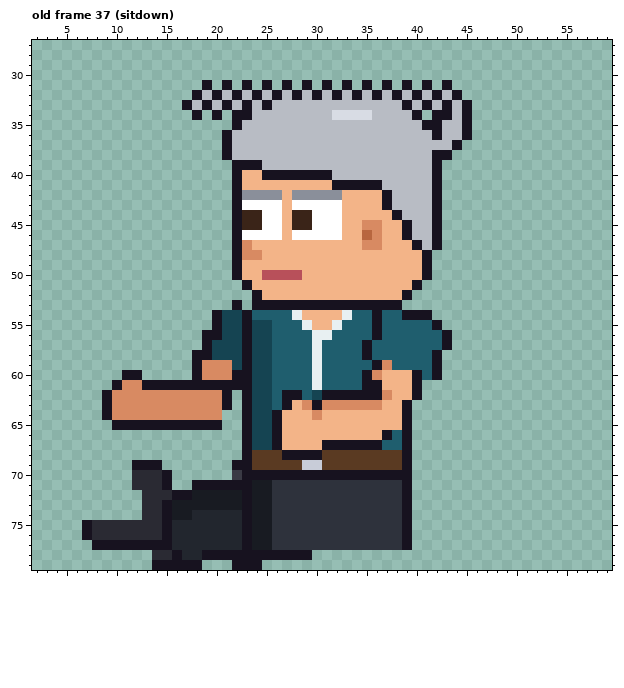
Two states of a pixel-art file, sprites/expo/expo_tina_left_anim.aseprite. Above, as it was before the edit.
64x80 pixels, 85 frames. Colours within 5 levels of each other are drawn and written as one. Shown: old frame 37 (sitdown): x 2..59, y 27..79. The commit also changed other frames, which this record leaves out.
The result:
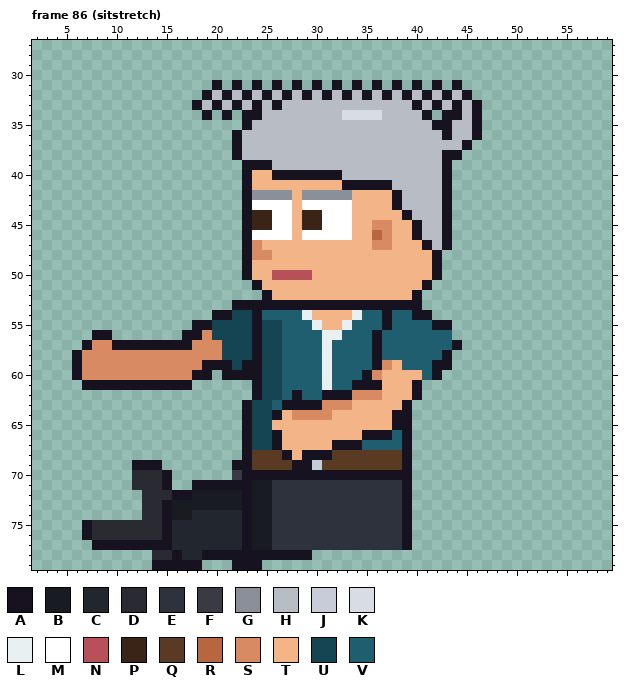
Palette (. is transparent): A #17121f  B #181b22  C #22262e  D #2a2a33  E #2e323c  F #3a3a44  G #8a8f9a  H #b8bcc4  J #c8ccd8  K #d8dce4  L #e8f0f2  M #ffffff  N #b8505a  P #3a2418  Q #5a3a22  R #b8663f  S #d88a62  T #f3b488  U #154452  V #1f5e6e
A new or re-ordered frame is compared with the old frame closest to it.
From old to new:
frames 85 -> 123
--- frame 86 (sitstretch) is new; against old frame 37 (sitdown)
@@ x 2..59 @@
 30 ..........................................................
-31 .................A.A.A.A.A.A.A.A.A.A.A.A.A................
-32 ................AHAHAHAHAHAHAHAHAHAHAHAHAHA...............
-33 ...............AHAHAHAHAHHHHHHHHHHHHHAHAHAHA..............
-34 ................A.A.AAHHHHHHHHKKKKHHHHA.AAHA..............
-35 ....................AHHHHHHHHHHHHHHHHHHAAHHA..............
-36 ...................AHHHHHHHHHHHHHHHHHHHHAHHA..............
-37 ...................AHHHHHHHHHHHHHHHHHHHHHHA...............
-38 ...................AHHHHHHHHHHHHHHHHHHHHAA................
-39 ....................AAAHHHHHHHHHHHHHHHHHA.................
-40 ....................ATTAAAAAAAHHHHHHHHHHA.................
-41 ....................ATTTTTTTTTAAAAAHHHHHA.................
-42 ....................AGGGGTGGGGGTTTTAHHHHA.................
-43 ....................AMMMMTMMMMMTTTTAHHHHA.................
-44 ....................APPMMTPPMMMTTTTTAHHHA.................
-45 ....................APPMMTPPMMMTTSSTTAHHA.................
-46 ....................AMMMMTMMMMMTTRSTTAHHA.................
-47 ....................ASTTTTTTTTTTTSSTTTAHA.................
-48 ....................ASSTTTTTTTTTTTTTTTTA..................
-49 ....................ATTTTTTTTTTTTTTTTTTA..................
-50 ....................ATTNNNNTTTTTTTTTTTTA..................
-51 .....................ATTTTTTTTTTTTTTTTA...................
-52 ......................ATTTTTTTTTTTTTTA....................
-53 ....................A.AAAAAAAAAAAAAAA.....................
-54 ..................AUUAVVVVLTTTTLVVAVVAAA..................
-55 ..................AUUAUUVVVLTTLVVVAVVVVVA.................
-56 .................AAUUAUUVVVVLLVVVVAVVVVVVA................
-57 .................AUUUAUUVVVVLVVVVAVVVVVVVA................
-58 ................AAUUUAUUVVVVLVVVVAVVVVVVA.................
-59 ................ASSSUAUUVVVVLVVVVVASVVVVA.................
-60 .........AA.....ASSSAAUUVVVVLVVVVASTTTAVA.................
-61 ........ASSAAAAAAAAAAAUUVVVVLVVVVAATTTA...................
-62 .......ASSSSSSSSSSSA.AUUVAAVUAAAAAASTTA...................
-63 .......ASSSSSSSSSSSA.AUUVATSASSSSSSTTA....................
-64 .......ASSSSSSSSSSS..AUUATTTSTTTTTTTTA....................
-65 ........AAAAAAAAAAA..AUUATTTTTTTTTTTTA....................
-66 .....................AUUATTTTTTTTTTAVA....................
-67 .....................AUUATTTTAAAAAAVVA....................
-68 .....................AQQQAAAAQQQQQQQQA....................
-69 ..........AAA.......AAQQQQQJJQQQQQQQQA....................
+31 ..................A.A.A.A.A.A.A.A.A.A.A.A.A...............
+32 .................AHAHAHAHAHAHAHAHAHAHAHAHAHA..............
+33 ................AHAHAHAHAHHHHHHHHHHHHHAHAHAHA.............
+34 .................A.A.AAHHHHHHHHKKKKHHHHA.AAHA.............
+35 .....................AHHHHHHHHHHHHHHHHHHAAHHA.............
+36 ....................AHHHHHHHHHHHHHHHHHHHHAHHA.............
+37 ....................AHHHHHHHHHHHHHHHHHHHHHHA..............
+38 ....................AHHHHHHHHHHHHHHHHHHHHAA...............
+39 .....................AAAHHHHHHHHHHHHHHHHHA................
+40 .....................ATTAAAAAAAHHHHHHHHHHA................
+41 .....................ATTTTTTTTTAAAAAHHHHHA................
+42 .....................AGGGGTGGGGGTTTTAHHHHA................
+43 .....................AMMMMTMMMMMTTTTAHHHHA................
+44 .....................APPMMTPPMMMTTTTTAHHHA................
+45 .....................APPMMTPPMMMTTSSTTAHHA................
+46 .....................AMMMMTMMMMMTTRSTTAHHA................
+47 .....................ASTTTTTTTTTTTSSTTTAHA................
+48 .....................ASSTTTTTTTTTTTTTTTTA.................
+49 .....................ATTTTTTTTTTTTTTTTTTA.................
+50 .....................ATTNNNNTTTTTTTTTTTTA.................
+51 ......................ATTTTTTTTTTTTTTTTA..................
+52 .......................ATTTTTTTTTTTTTTA...................
+53 ....................AAAAAAAAAAAAAAAAAAA...................
+54 ..................AAUUAVVVVLTTTTLVVAVVAA..................
+55 ................AAUUUUAUUVVVLTTLVVVAVVVVAA................
+56 ......AA.......AASUUUUAUUVVVVLLVVVAVVVVVVV................
+57 .....ASSAAAAAAAASSSUUUAUUVVVVLVVVVAVVVVVVVA...............
+58 ....ASSSSSSSSSSSSSSUUUAUUVVVVLVVVVAVVVVVVA................
+59 ....ASSSSSSSSSSSSAAAUAAUUVVVVLVVVVASTVVVAA................
+60 ....ASSSSSSSSSSSAA.AAAAUUVVVVLVVVASTTTTVA.................
+61 .....AAAAAAAAAAA......AUUVVVVLVVAAATTTA...................
+62 ......................AUUVAVVAAASSSTTTA...................
+63 .....................AUUVAAAASSSTTTTTA....................
+64 .....................AUUATSSSSTTTTTTAA....................
+65 .....................AUUTTTTTTTTTTTTAA....................
+66 .....................AUUATTTTTTTTAAAVA....................
+67 .....................AUUATTTTTAAAVVVVA....................
+68 .....................AQQQATAAAQQQQQQQA....................
+69 ..........AAA.......AAQQQQAAJQQQQQQQQA....................
 70 ..........DDDA......FAAAAAAAAAAAAAAAAA....................
